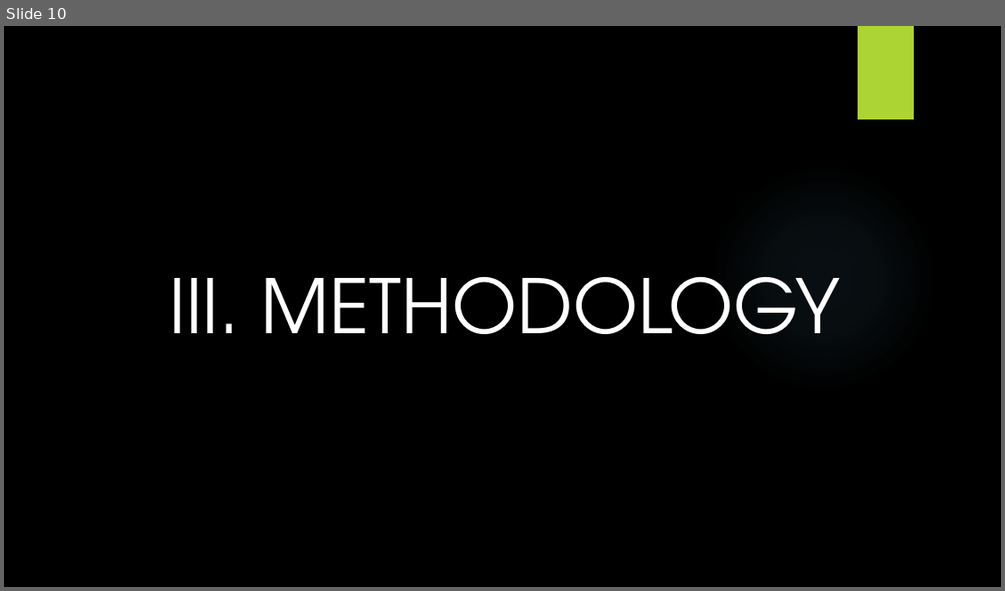
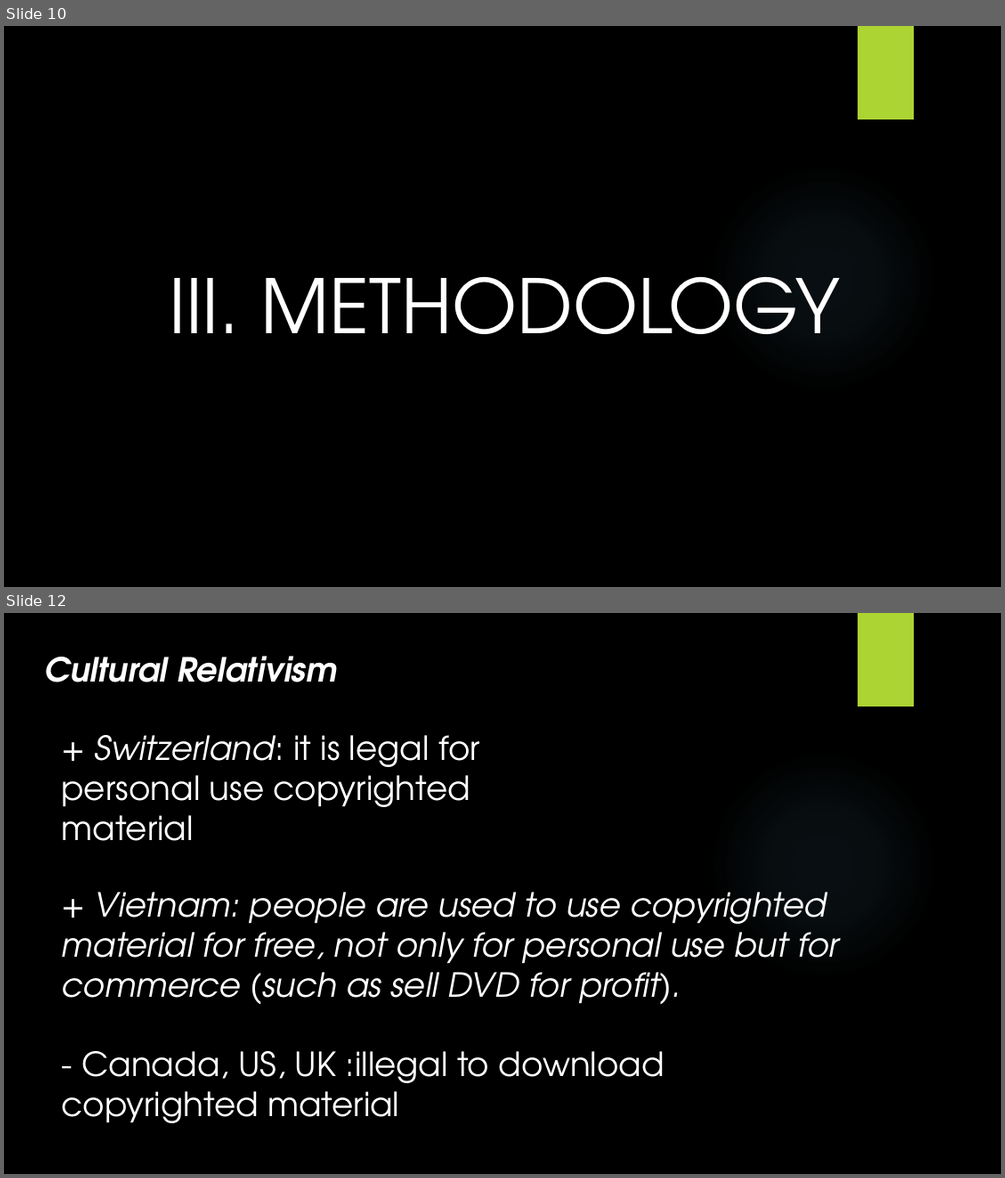
Before and after one commit to ttpro1995/ethics_final_latex, a slide deck: 1351040_1351030.pptx. Shown one above the other, each under a label of ours: slide 10 before the commit, slides 10 and 12 after it; the slides between them are not shown. The pictures are 1005x591 and 1005x1178 pixels, drawn with LibreOffice and Linux fonts; fonts in the diff are those of the drawing; background and template pictures are left out. Boxes give left, top, right and bottom in pixels: in the first picture for what was removed or moved away, otherwise in the second. Text is boxed around its words. In the diff, an @@ line names an element or a change of style, - is before the commit and + after.

```diff
--- a/1351040_1351030.pptx
+++ b/1351040_1351030.pptx
@@ slide 12 added at (4,613,1001,1174), background picture (left out); not listed: 2 template elements that a slide beside it also shows @@
@@ text added at (44,656,337,682), 32 pt, text #FFFFFF, bold, italic @@
+Cultural Relativism
@@ text added at (62,735,480,841), 32 pt, text #FFFFFF @@
++ Switzerland: it is legal for personal use copyrighted material
@@ text added at (62,892,839,1004), 32 pt, text #FFFFFF, italic @@
++ Vietnam: people are used to use copyrighted material for free, not only for personal use but for commerce (such as sell DVD for profit).
@@ text added at (62,1051,664,1123), 32 pt, text #FFFFFF @@
+- Canada, US, UK :illegal to download copyrighted material
```
Also in this commit, not shown: 1 slide changed, 6 other slides added, 1 slide removed, 8 other files.
